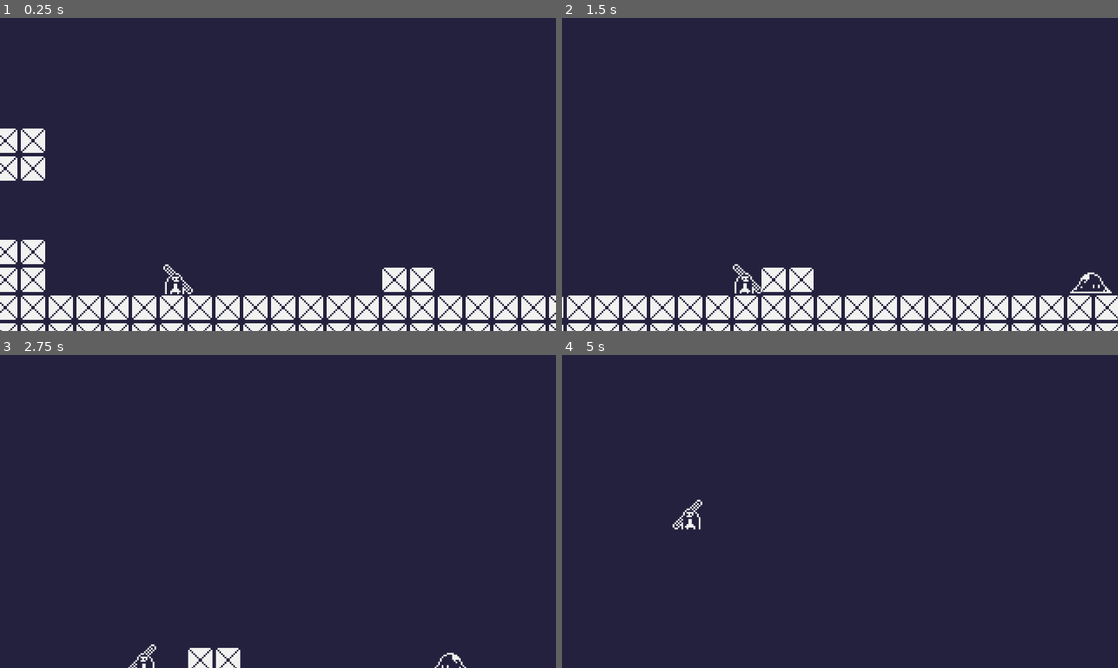
Above: before the commit, frames 1-4 (two rows, left to right).
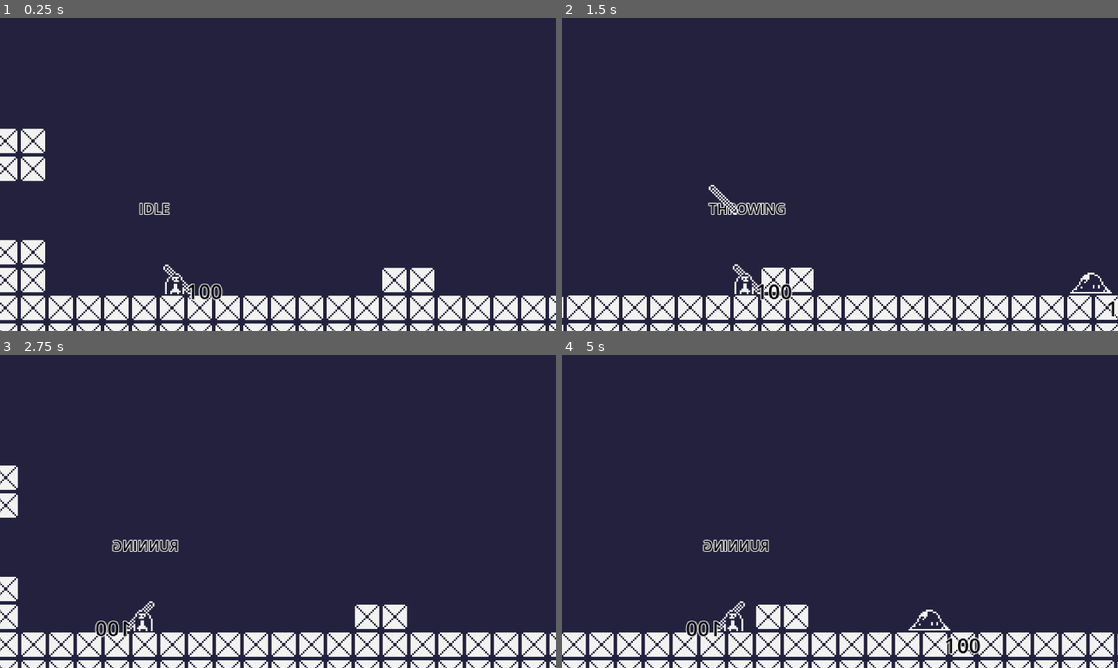
Above: after the commit, the same moments.

Repository: themoeboy/project-memory
Game: Godot game, scene res://src/main.tscn
Two runs of this game, one before a commit and one after it. Both use one fixed random seed, a clock stepped at 60 frames per second and the inputs below.
Inputs (mouse positions are in pixels of both pictures, inside the frame that each line leads up to):
- Up to frame 1 (0.25 s): no input
- Up to frame 2 (1.5 s): move the mouse to (962, 158) at 0.52 s; hold D (move_right) from 0.53 s (still down); tap Shift (dash) at 0.6 s; tap Space (jump) at 0.77 s; right-click (962, 158) at 0.8 s; move the mouse to (728, 190) at 1.27 s; right-click (728, 190) at 1.35 s
- Up to frame 3 (2.75 s): tap Space (jump) at 1.52 s; tap Shift (dash) at 1.55, 2.1 s; move the mouse to (333, 442) at 2.02 s; release D (move_right) at 2.03 s; hold A (move_left) from 2.03 s (still down); right-click (333, 442) at 2.3 s
- Up to frame 4 (5 s): move the mouse to (812, 574) at 2.77 s; release A (move_left) at 2.78 s; hold D (move_right) 2.78-4.28 s; right-click (812, 574) at 2.85 s; tap Space (jump) at 3.02, 3.77, 4.52 s; tap Shift (dash) at 3.05, 3.6, 4.55 s; move the mouse to (1006, 558) at 3.52 s; right-click (1006, 558) at 3.8 s; move the mouse to (673, 464) at 4.27 s; hold A (move_left) from 4.28 s (still down); right-click (673, 464) at 4.35 s

The runs differ from the first frame. In frame 1, 2.3% of the frame differs, in the area x 0-100%, y 35-100%; in frame 2, 0.9%; in frame 3, 10%; in frame 4, 9.9%.

Commit message:
polearm initial commit

Diff:
--- a/project.godot
+++ b/project.godot
@@ -56,6 +56,11 @@
 "events": [Object(InputEventKey,"resource_local_to_scene":false,"resource_name":"","device":-1,"window_id":0,"alt_press …(195 unchanged characters)…
 ]
 }
+throw={
+"deadzone": 0.2,
+"events": [Object(InputEventMouseButton,"resource_local_to_scene":false,"resource_name":"","device":-1,"window_id":0,"alt_pressed":false,"shift_pressed":false,"ctrl_pressed":false,"meta_pressed":false,"button_mask":2,"position":Vector2(160, 20),"global_position":Vector2(169, 68),"factor":1.0,"button_index":2,"canceled":false,"pressed":true,"double_click":false,"script":null)
+]
+}
 
 [layer_names]
 
--- a/src/helpers/enums.gd
+++ b/src/helpers/enums.gd
@@ -8,7 +8,8 @@
 	DASHING,
 	DOUBLE_JUMPING,
 	WALL_SLIDING,
-	HURTING
+	HURTING,
+	THROWING
 }
 
 enum enemy_behavior {
--- a/src/helpers/health.tscn
+++ b/src/helpers/health.tscn
@@ -11,7 +11,6 @@
 script = ExtResource("1_ynrea")
 
 [node name="health_label" type="Label" parent="."]
-visible = false
 offset_left = 7.0
 offset_top = -1.0
 offset_right = 29.0
--- a/src/player/player.gd
+++ b/src/player/player.gd
@@ -12,7 +12,9 @@
 @export var JUMP_BUFFER_TIME = 0.1
 @export var DASH_TIME = 0.2
 @export var HURT_TIME = 0.5
+@export var THROW_TIME = 0.5
 @export var WALL_SLIDE_SPEED = 100.0
+@export var POLEARM_THROW_DAMAGE = 10.0
 
 # Variables
 var current_state = ENUMS.player_state.IDLE
@@ -21,6 +23,7 @@
 var dash_timer = 0.0
 var pre_dash_velocity = 0
 var hurt_timer = 0.0
+var throw_timer = 0.0
 var can_double_jump = true
 var input_direction = 0
 var last_direction = 1
@@ -29,9 +32,10 @@
 @onready var ray_cast_2d_left = $RayCast2D_left
 @onready var ray_cast_2d_right = $RayCast2D_right
 @onready var health_component = $health
-@onready var dash_attack_area = $dash_attack # Ensure you have an Area2D node for hit detection
+@onready var dash_attack_area = $dash_attack
 @onready var collision_area = $collision
 @onready var hitbox_area = $hitbox
+@onready var polearm = preload("res://src/player/polearm.tscn")
 
 func _ready():
 	health_component.health_changed.connect(_on_health_changed)
@@ -66,6 +70,8 @@
 			handle_wall_sliding_state(delta)
 		ENUMS.player_state.HURTING:
 			handle_hurting(delta)
+		ENUMS.player_state.THROWING:
+			handle_throwing_state(delta)
 
 	# Apply velocity
 	move_and_slide()
@@ -81,6 +87,10 @@
 
 func handle_idle_state(delta):
 	handle_input(delta)
+	if Input.is_action_just_pressed('throw'):
+		current_state = ENUMS.player_state.THROWING
+		shoot_projectile()
+		return
 	if Input.is_action_just_pressed("jump"):
 		jump_buffer_timer = JUMP_BUFFER_TIME
 	if (coyote_timer > 0 or is_on_floor()) and jump_buffer_timer > 0:
@@ -99,6 +109,10 @@
 
 func handle_running_state(delta):
 	handle_input(delta)
+	if Input.is_action_just_pressed('throw'):
+		current_state = ENUMS.player_state.THROWING
+		shoot_projectile()
+		return
 	if Input.is_action_just_pressed("jump"):
 		jump_buffer_timer = JUMP_BUFFER_TIME
 	if (coyote_timer > 0 or is_on_floor()) and jump_buffer_timer > 0:
@@ -118,6 +132,12 @@
 	handle_input(delta)
 	hurt_timer -= delta
 	if hurt_timer <= 0:
+		current_state = ENUMS.player_state.IDLE
+
+func handle_throwing_state(delta):
+	velocity.x = 0
+	throw_timer -= delta
+	if throw_timer <= 0:
 		current_state = ENUMS.player_state.IDLE
 
 func handle_jumping_state(delta):
@@ -238,3 +258,15 @@
 		UTIL.freeze_frame(0.2, HURT_TIME)
 		current_state = ENUMS.player_state.HURTING
 		health_component.take_damage(amount)
+
+
+func shoot_projectile():
+	throw_timer = THROW_TIME
+	var polearm_instance = polearm.instantiate()
+	polearm_instance.damage = POLEARM_THROW_DAMAGE
+	get_tree().current_scene.add_child(polearm_instance)
+
+	polearm_instance.global_position = global_position
+
+	var mouse_pos = get_global_mouse_position()
+	polearm_instance.direction = (mouse_pos - global_position).normalized()
--- a/src/player/player.tscn
+++ b/src/player/player.tscn
@@ -28,6 +28,8 @@
 [node name="player" type="CharacterBody2D"]
 collision_mask = 15
 script = ExtResource("1_s5dbj")
+GRAVITY = 1500.0
+JUMP_FORCE = -300.0
 
 [node name="collision" type="CollisionShape2D" parent="."]
 position = Vector2(1, -1)
@@ -70,7 +72,6 @@
 debug_color = Color(0.604464, 0.366649, 0.99886, 0.42)
 
 [node name="player_state_label" type="Label" parent="."]
-visible = false
 offset_left = -20.0
 offset_top = -46.0
 offset_right = 20.0
--- /dev/null
+++ b/src/player/polearm.gd
@@ -0,0 +1,14 @@
+extends Node2D
+
+@export var speed: float = 400
+var direction: Vector2
+var damage : float = 0
+
+func _physics_process(delta):
+	position += direction * speed * delta
+
+func _on_hitbox_area_entered(area: Area2D) -> void:
+	var enemy = area.get_parent()
+	if area.name == 'hitbox' and enemy.has_method("take_damage") and enemy.is_in_group('enemy'):
+		enemy.take_damage(damage)
+	return
--- /dev/null
+++ b/src/player/polearm.tscn
@@ -0,0 +1,30 @@
+[gd_scene load_steps=6 format=3 uid="uid://q17vr8jhgeay"]
+
+[ext_resource type="Script" uid="uid://cr4of6tyy1c30" path="res://src/player/polearm.gd" id="1_fgjkf"]
+[ext_resource type="Shader" uid="uid://bmpheaqyydsok" path="res://src/shaders/smooth_pixel.gdshader" id="2_sdp0l"]
+[ext_resource type="Texture2D" uid="uid://j3ggpne6sqkw" path="res://assets/draft/polearm.png" id="2_wh4gw"]
+
+[sub_resource type="ShaderMaterial" id="ShaderMaterial_cjcwe"]
+shader = ExtResource("2_sdp0l")
+
+[sub_resource type="SegmentShape2D" id="SegmentShape2D_sdp0l"]
+a = Vector2(-1, 1)
+b = Vector2(15, 17)
+
+[node name="polearm" type="Node2D"]
+script = ExtResource("1_fgjkf")
+
+[node name="sprite" type="Sprite2D" parent="."]
+texture_filter = 2
+material = SubResource("ShaderMaterial_cjcwe")
+texture = ExtResource("2_wh4gw")
+
+[node name="hitbox" type="Area2D" parent="."]
+collision_layer = 8
+collision_mask = 8
+
+[node name="collision" type="CollisionShape2D" parent="hitbox"]
+position = Vector2(-7, -9)
+shape = SubResource("SegmentShape2D_sdp0l")
+
+[connection signal="area_entered" from="hitbox" to="." method="_on_hitbox_area_entered"]
Binary file added: assets/draft/polearm.aseprite
Binary file added: assets/draft/polearm.png
Not shown, added: assets/draft/polearm.png.import
Not shown, added: src/player/polearm.gd.uid
